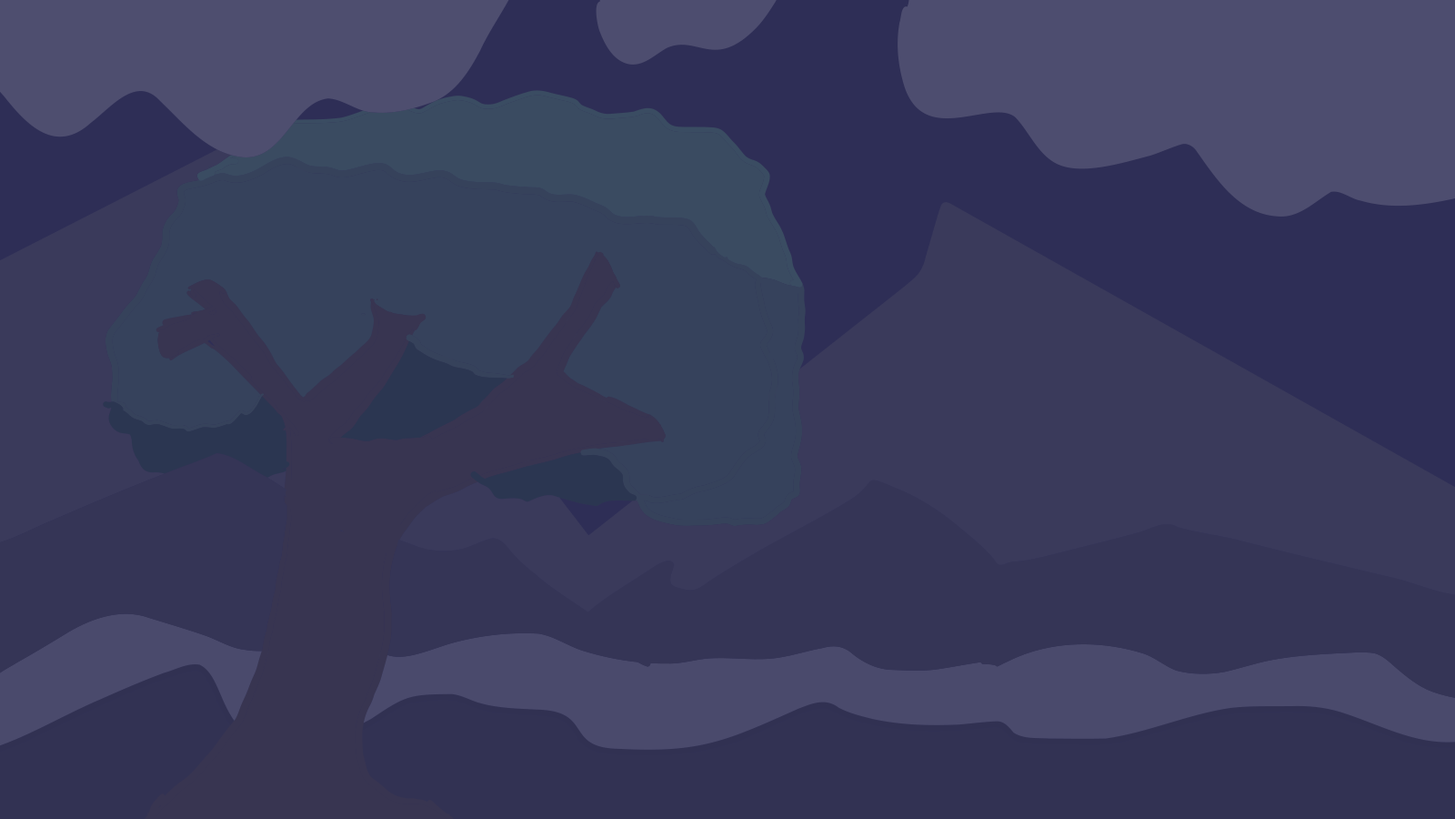
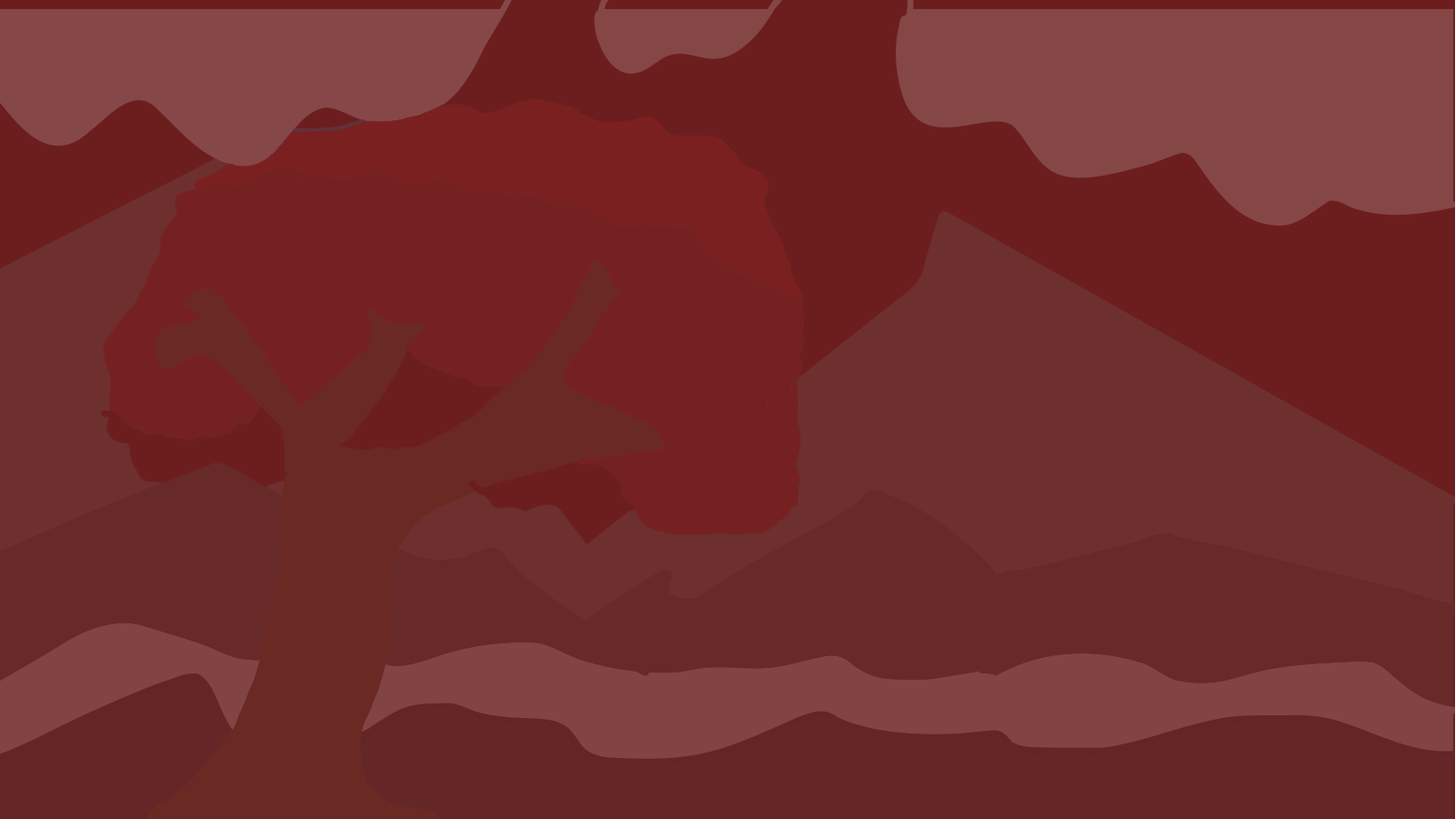
Revision of a layered 1455px x 819px image; what changed, layer by layer:
added layer "Vector layer" (1st of 3) (20%) above "Vector layer" over [0,0,1455,819]
hid "Vector layer" (3rd of 3) over [0,0,1455,819]
added layer "Layer" (1st of 2) above "Layer" over [0,0,1455,819]
hid "Layer" (2nd of 2) over [0,0,1455,819]
hid "Background" over [0,0,1455,819]
